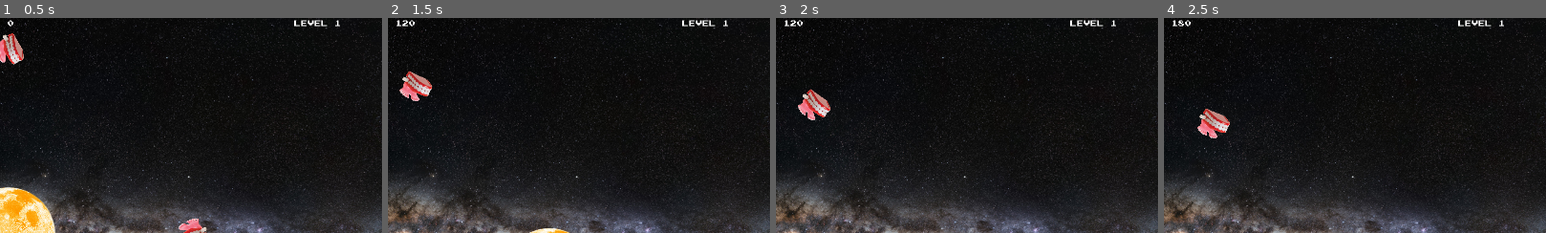
Above: before the commit, frames 1-4 (left to right).
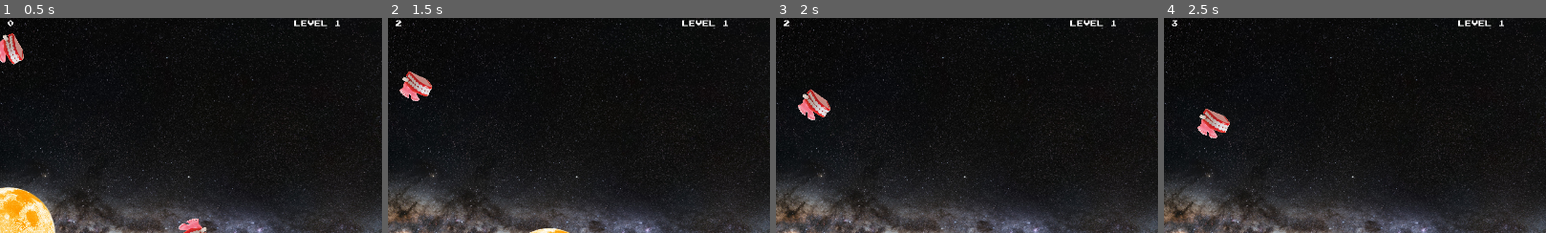
Above: after the commit, the same moments.

Repository: PushingPolygons/moonchomper-RosemaryKoshy
Game: Godot game, scene res://level/level.tscn
The game is run twice, just before and just after one commit, with the same random seed, the same clock (stepped at 60 frames per second) and the same inputs.
Inputs (mouse positions are % of the whole screen's width and height, from its top left):
- Up to frame 1 (0.5 s): no input
- Up to frame 2 (1.5 s): move the mouse to (74, 50) at 0.52 s; press the mouse at (74, 50) at 0.53 s; hold Right (ui_right) 0.53-1.28 s; move the mouse to (51, 86) at 1.27 s; release the mouse at (51, 86) at 1.28 s; hold Down (ui_down) from 1.28 s (still down); click (51, 86) at 1.35 s
- Up to frame 3 (2 s): keep holding Down (ui_down)
- Up to frame 4 (2.5 s): move the mouse to (34, 51) at 2.02 s; release Down (ui_down) at 2.03 s; hold Right (ui_right) from 2.03 s (still down); hold Right mouse button (right_click) from 2.03 s (still down); click (34, 51) at 2.3 s
The pictures show only the part of the screen within x 49-99%, y 0-50%; the shares and areas given below are measured in that part.

Frame 1 is identical in both runs. In frame 2, less than 0.1% of the frame differs, in the area x 2-7%, y 0-4%; in frame 3, less than 0.1%; in frame 4, less than 0.1%.

Commit message:
SUCCESS if difficulty > difficulty_max * 3, score > 900

Diff:
--- a/code/chomper/assets/chomper.gd
+++ b/code/chomper/assets/chomper.gd
@@ -38,8 +38,8 @@
 	if event.is_action_pressed("left_click"):
 		self.health -= 1
 		update_texture()
-		get_tree().get_root().get_node("Level/Menu").update_score(60)
 		if self.health <= 0:
+			get_node("/root/Level/Menu").update_score(get_node("/root/Level").difficulty)
 			self.queue_free() # Destroy chomper.
 			get_parent().destroy_chomper(1)
 			if get_parent().chomper_count < 1:
--- a/code/level/assets/level.gd
+++ b/code/level/assets/level.gd
@@ -87,7 +87,7 @@
 func game_over() -> void:
 	$Menu/Clock.stopped = true
 	killall('enemies')
-	if difficulty > difficulty_max:
+	if difficulty > difficulty_max * 3 and $Menu.score > 420:
 		print('GAME OVER: SUCCESS')
 		$Sky.texture = success
 	else:
--- a/code/menu/assets/menu.gd
+++ b/code/menu/assets/menu.gd
@@ -18,8 +18,8 @@
 
 func _on_Restart_button_down():
 	# reset Level, Moon, and score
-	get_tree().get_root().get_node("Level")._ready()
-	get_tree().get_root().get_node("Level/Moon")._ready()
+	get_node("/root/Level")._ready()
+	get_node("/root/Level/Moon")._ready()
 	score = 0
 	toggle_pause() # Resume game
 
